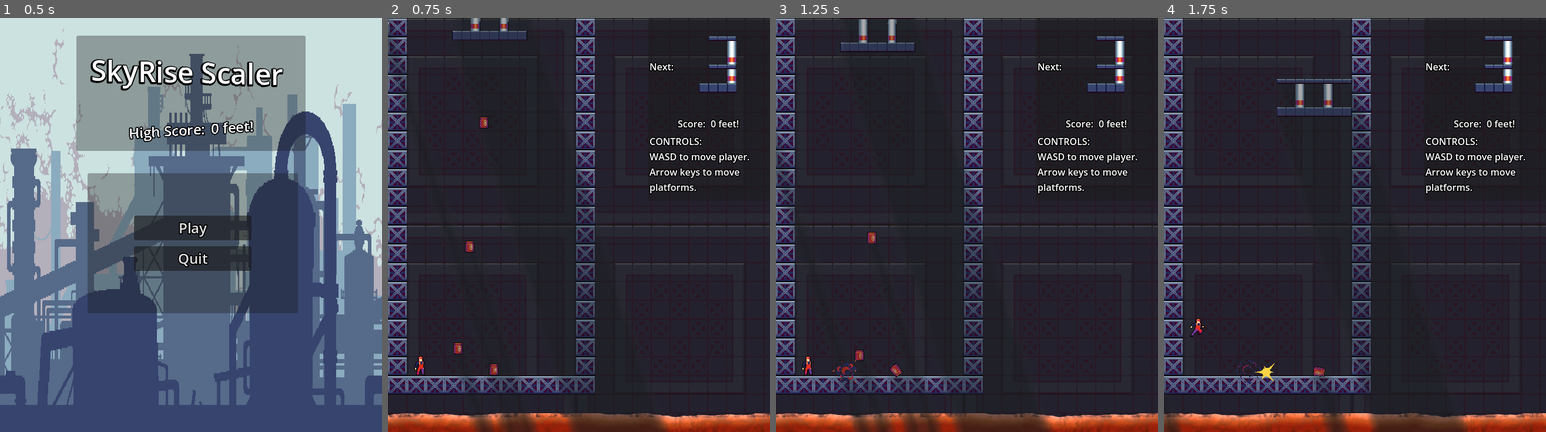
Above: before the commit, frames 1-4 (left to right).
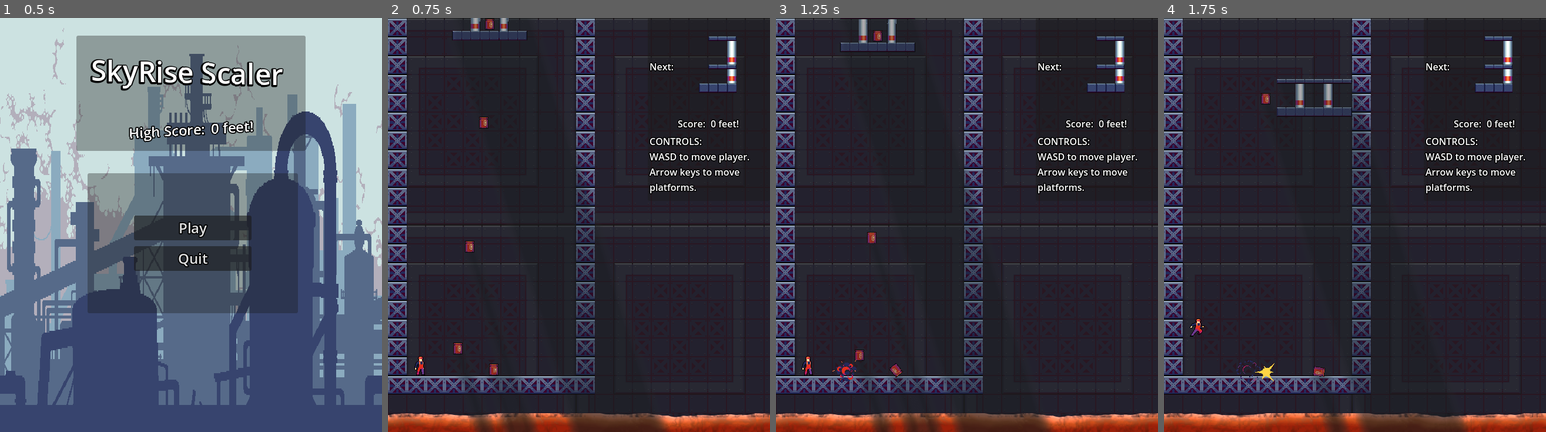
Above: after the commit, the same moments.

Repository: RexShipton/SkyRise-Scaler
Game: Godot game, scene res://scenes/main_menu.tscn
Same seed, same stepped clock (60 frames per second), same inputs: the game is played once before the commit and once after it. Sound files missing from this copy of the repository are replaced by a short silence.
Inputs (mouse positions are in pixels of both pictures, inside the frame that each line leads up to):
- Up to frame 1 (0.5 s): no input
- Up to frame 2 (0.75 s): click "Play" at 0.5 s
- Up to frame 3 (1.25 s): no input
- Up to frame 4 (1.75 s): move the mouse to (1439, 204) at 1.27 s; hold Right (block_right) from 1.28 s (still down); hold Down (block_fast_fall) from 1.28 s (still down); tap W (character_jump) at 1.52 s

Frame 1 is identical in both runs. In frame 2, 0.3% of the frame differs, in the area x 0-30%, y 0-97%; in frame 3, 0.6%, in the area x 0-28%, y 3-100%; in frame 4, 0.5%.

Commit message:
barrels fixed

Diff:
--- a/new-game-project/scenes/piece.gd
+++ b/new-game-project/scenes/piece.gd
@@ -24,11 +24,7 @@
 
 # Called when the node enters the scene tree for the first time.
 func _ready() -> void:
-	var spawnList = item_spawns.get_children()
-	var itemSpawnPoint = spawnList[randi() % spawnList.size()]
-	var new_item = barrel.instantiate()
-	new_item.global_position = itemSpawnPoint.global_position
-	get_node("/root/World/itemManager").add_child(new_item)
+	pass
 
 
 
@@ -72,3 +68,11 @@
 			force_update_transform()
 			if rotation_degrees > 180:
 				rotation_degrees -= 360
+
+
+func spawn_items():
+	var spawnList = item_spawns.get_children()
+	var itemSpawnPoint = spawnList[randi() % spawnList.size()]
+	var new_item = barrel.instantiate()
+	new_item.global_position = itemSpawnPoint.global_position
+	get_node("/root/World/itemManager").add_child(new_item)
--- a/new-game-project/world.gd
+++ b/new-game-project/world.gd
@@ -48,6 +48,7 @@
 		new_block.isPlaced = false
 		new_block.reparent(block_manager)
 		new_block.global_position = block_spawner.global_position
+		new_block.spawn_items()
 		#block_manager.add_child(new_block)
 		active_block = new_block
 		active_block.piece_placed.connect(_on_piece_placed)
